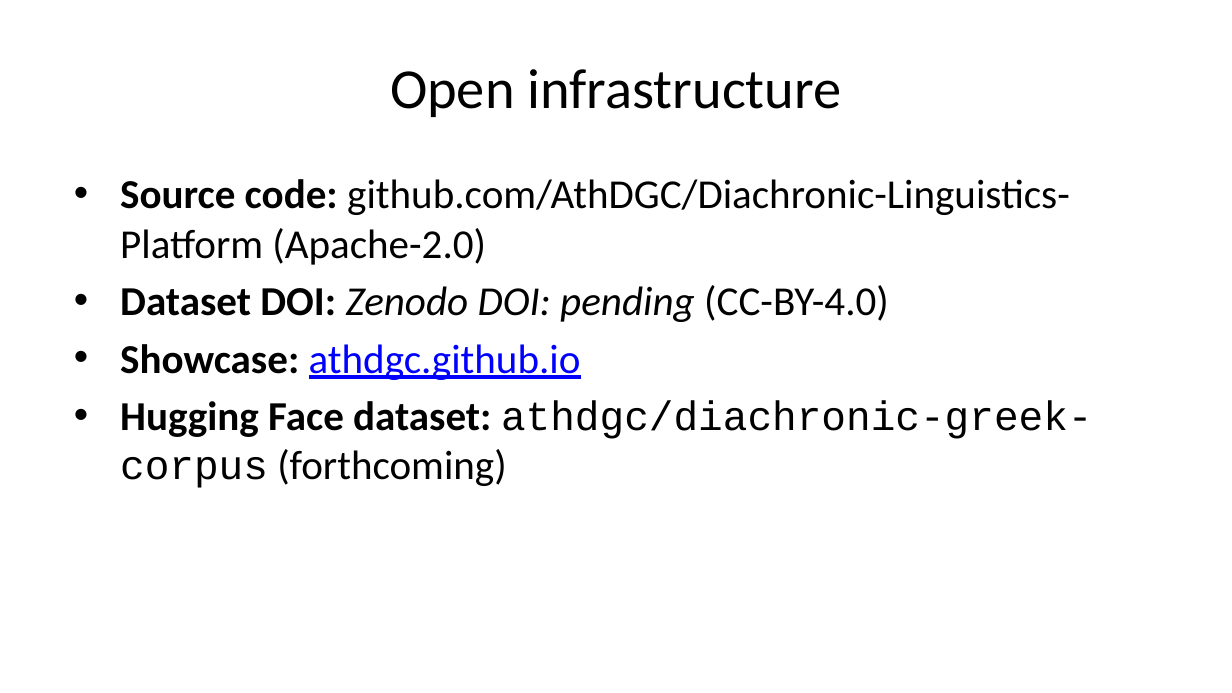
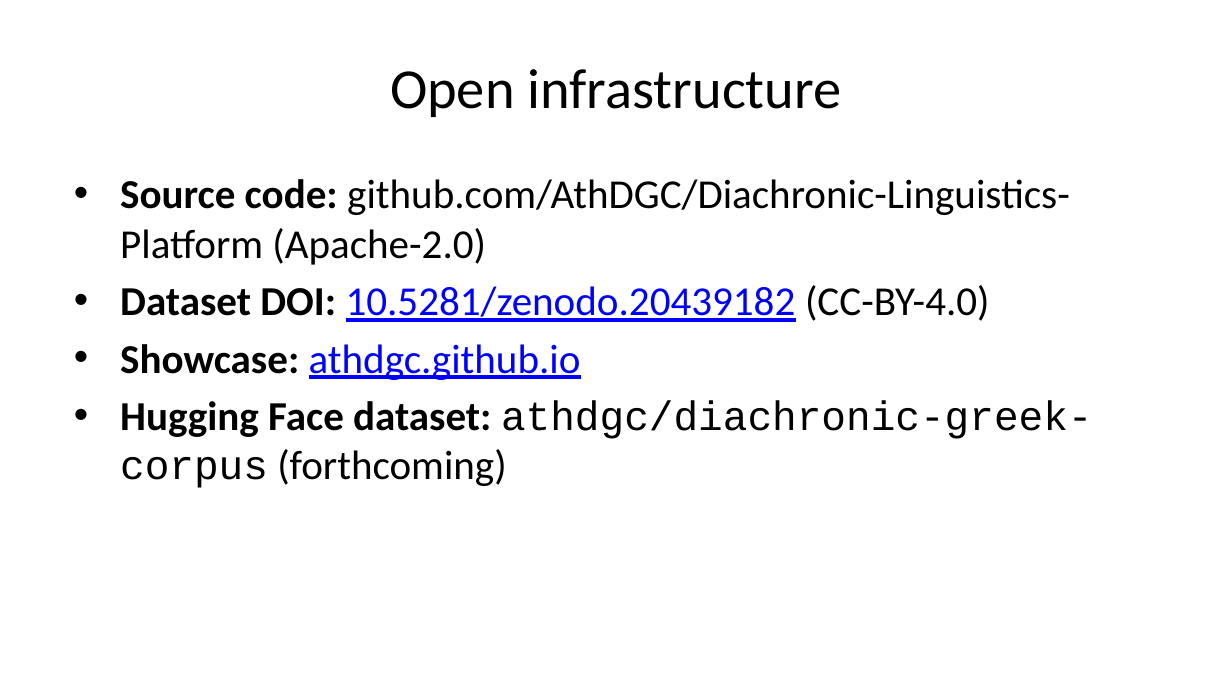
Before and after one commit to AthDGC/AthDGC.github.io, a slide deck: slide 8 of slides/cidl_2026.pptx. Drawn at 1232x693 pixels with LibreOffice and Linux fonts; fonts in the diff are those of the drawing. Boxes give left, top, right and bottom in pixels: in the first picture for what was removed or moved away, otherwise in the second. Text is boxed around its words. In the diff, an @@ line names an element or a change of style, - is before the commit and + after.

```diff
--- a/slides/cidl_2026.pptx
+++ b/slides/cidl_2026.pptx
@@ text at <box>120,285,990,322</box>: text changed; text colour #000000 to #0000FF @@
-• Dataset DOI: Zenodo DOI: pending (CC-BY-4.0)
+• Dataset DOI: 10.5281/zenodo.20439182 (CC-BY-4.0)
```
Also in this commit, not shown: 1 other slide changed, 21 other files.
